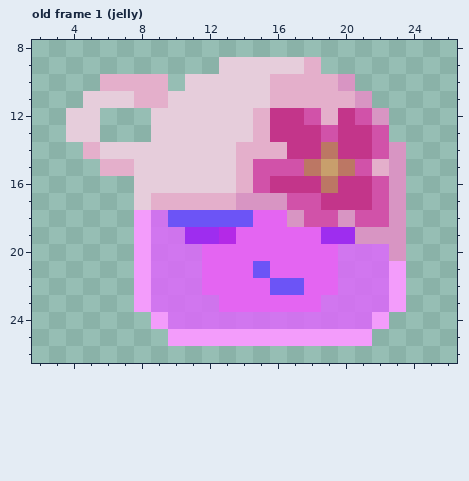
File history of a pixel-art file, Assets/Art/NPCs/sweet slimes.aseprite. This is how it looked before the edit.
32x32 pixels, 75 frames. Colours within 5 levels of each other are drawn and written as one. Shown: old frame 1 (jelly): x 2..26, y 8..26. The commit also changed other frames, which this record leaves out.
The same view after the edit:
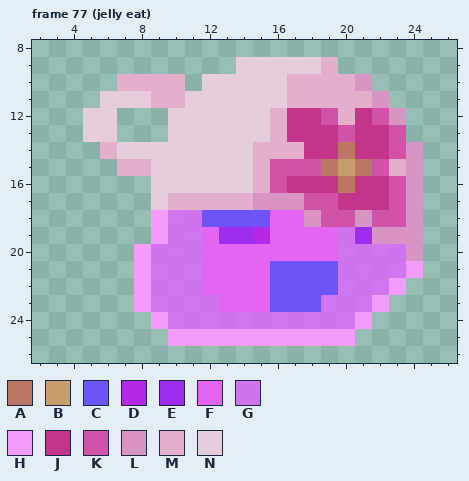
Palette (. is transparent): A #bc7764  B #c89f6c  C #6c54f6  D #b429e7  E #9e2def  F #e465f2  G #de67fcd2  H #f39cfb  J #c3358a  K #d152a9  L #d895c3  M #e4afcb  N #e6cddb
A new or re-ordered frame is compared with the old frame closest to it.
Author's note on the commit: aadded friend eat sprite
Diff:
frames 75 -> 80
--- frame 77 (jelly eat) is new; against old frame 1 (jelly), layers "hat", "other accessory", "face & outline"
@@ x 2..26 @@
  8 .........................
- 9 ...........NNNNNM........
-10 ....MMMM.NNNNNMMMML......
-11 ...NNNMMNNNNNNMMMMML.....
-12 ..NN...NNNNNNMJJKMJKL....
-13 ..NN...NNNNNNMJJJKJJK....
-14 ...MNNNNNNNNMMMJJAJJKL...
-15 ....MMNNNNNNMKKKABAKML...
-16 ......NNNNNNMKJJJAJJKL...
-17 ......NMMMMMLLLKKJJJKL...
-18 ......HGCCCCCFFLKKLKKL...
-19 ......HGGEEDFFFFFEELLL...
-20 ......HGGGFFFFFFFFGGGL...
-21 ......HGGGFFFCFFFFGGGH...
-22 ......HGGGFFFFCCFFGGGH...
-23 ......HGGGGFFFFFFGGGGH...
-24 .......HGGGGGGGGGGGGH....
-25 ........HHHHHHHHHHHH.....
+ 9 ............NNNNNM.......
+10 .....MMMM.NNNNNMMMML.....
+11 ....NNNMMNNNNNNMMMMML....
+12 ...NN...NNNNNNMJJKMJKL...
+13 ...NN...NNNNNNMJJJKJJK...
+14 ....MNNNNNNNNMMMJJAJJKL..
+15 .....MMNNNNNNMKKKABAKML..
+16 .......NNNNNNMKJJJAJJKL..
+17 .......NMMMMMLLLKKJJJKL..
+18 .......HGGCCCCFFLKKLKKL..
+19 .......HGGFEEDFFFFGELLL..
+20 ......HGGGFFFFFFFFGGGGL..
+21 ......HGGGFFFFCCCCGGGGH..
+22 ......HGGGFFFFCCCCGGGH...
+23 ......HGGGGFFFCCCGGGH....
+24 .......HGGGGGGGGGGGH.....
+25 ........HHHHHHHHHHH......
 26 .........................
